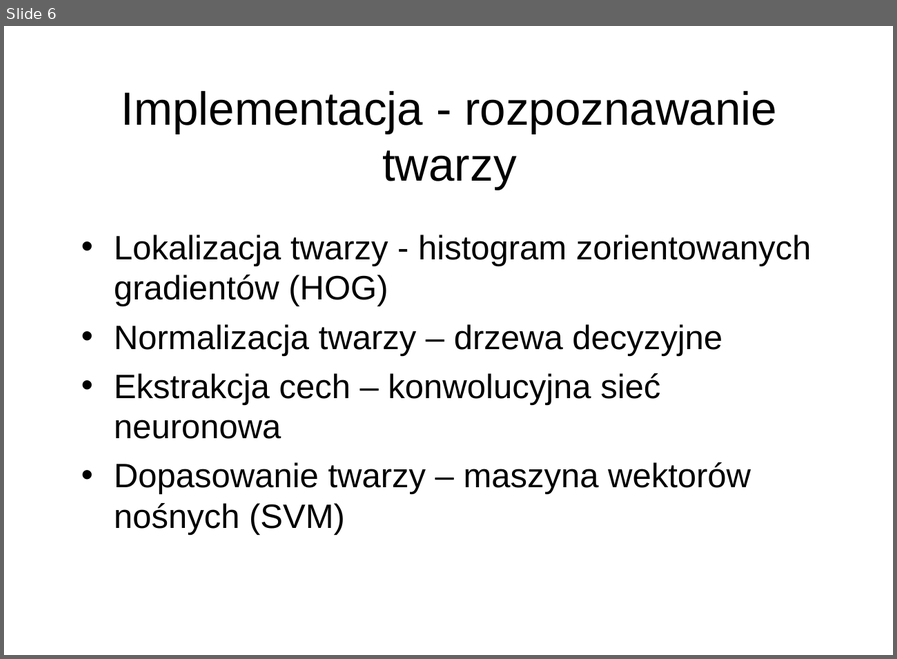
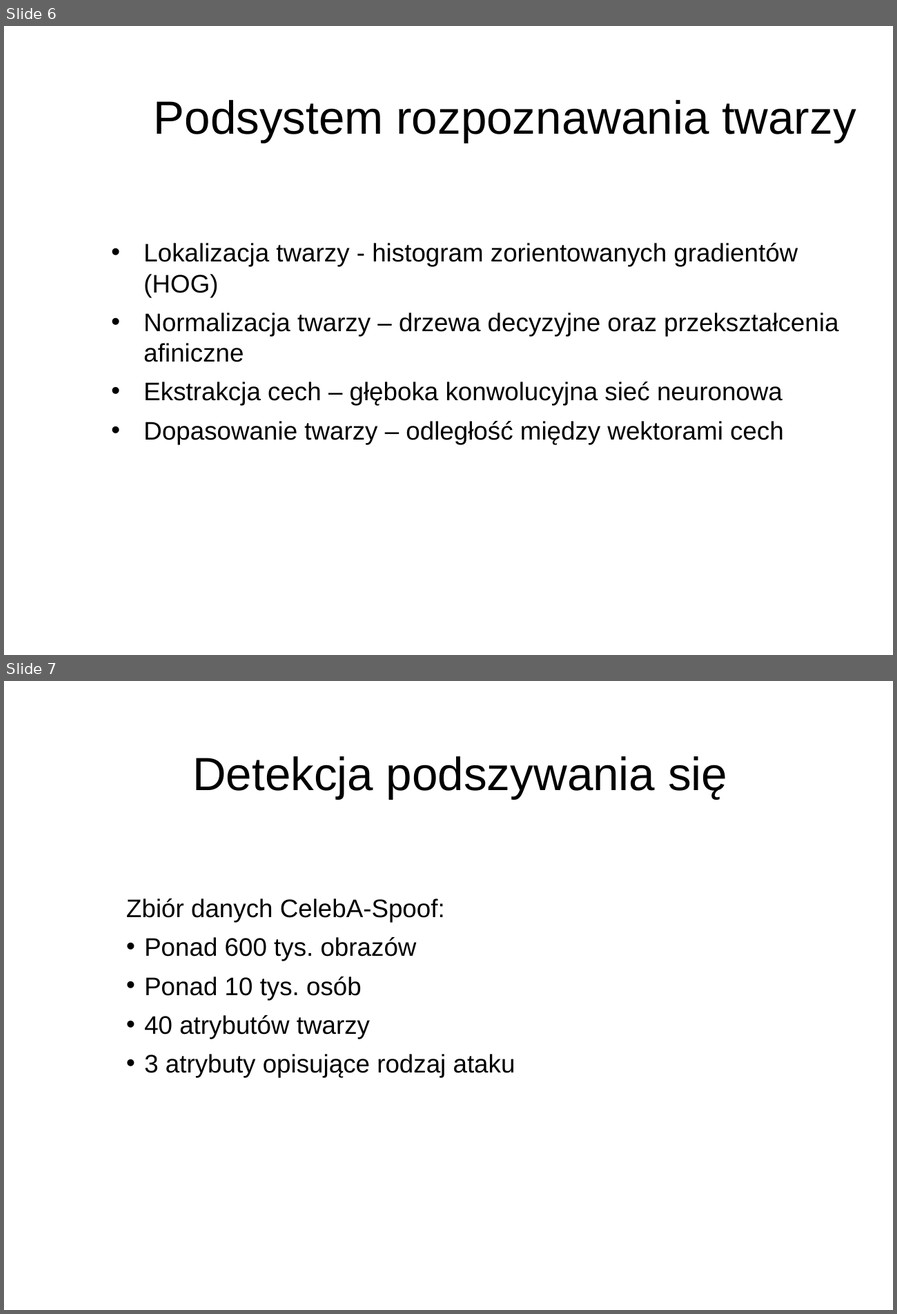
Before and after one commit to piMateusz/AntiSpoofingFaceRecognitionSystem, a slide deck: documents/MP_prezentacja.ppt. Shown one above the other, each under a label of ours: slide 6 before the commit, slides 6 and 7 after it. The pictures are 897x659 and 897x1314 pixels, drawn with LibreOffice and Linux fonts; fonts in the diff are those of the drawing; background and template pictures are left out. Boxes give left, top, right and bottom in pixels: in the first picture for what was removed or moved away, otherwise in the second. Text is boxed around its words. In the diff, an @@ line names an element or a change of style, - is before the commit and + after.

```diff
--- a/documents/MP_prezentacja.ppt
+++ b/documents/MP_prezentacja.ppt
@@ slide 7 added at box(4, 681, 893, 1310), background picture (left out) @@
@@ title added at box(192, 756, 727, 799), 44 pt, text #000000 @@
+Detekcja podszywania się
@@ text added at box(126, 898, 515, 1077), 24 pt, text #000000 @@
+Zbiór danych CelebA-Spoof:
+• Ponad 600 tys. obrazów
+• Ponad 10 tys. osób
+• 40 atrybutów twarzy
+• 3 atrybuty opisujące rodzaj ataku
@@ slide 6 changed as well @@
@@ title at box(154, 100, 856, 143): text changed @@
-Implementacja - rozpoznawanie twarzy
+Podsystem rozpoznawania twarzy
@@ text "Lokalizacja twarzy - histogram zorientowanych ...": place and size @@
-text "Lokalizacja twarzy - histogram zorientowanych ..." at box(114, 234, 811, 535)
+text "Lokalizacja twarzy - histogram zorientowanych ..." at box(143, 243, 838, 444)
@@ text at box(143, 243, 797, 297): size 32 to 24 pt in "Lokalizacja twarzy - histogram zorientowanych gradientów (HO ..." @@
@@ text at box(143, 312, 838, 444): text changed; size 32 to 24 pt @@
-• Normalizacja twarzy – drzewa decyzyjne
-• Ekstrakcja cech – konwolucyjna sieć neuronowa
-• Dopasowanie twarzy – maszyna wektorów nośnych (SVM)
+• Normalizacja twarzy – drzewa decyzyjne oraz przekształcenia afiniczne
+• Ekstrakcja cech – głęboka konwolucyjna sieć neuronowa
+• Dopasowanie twarzy – odległość między wektorami cech
```
Also in this commit, not shown: 5 other slides changed, 6 other slides added, 4 slides removed, 35 other files.
